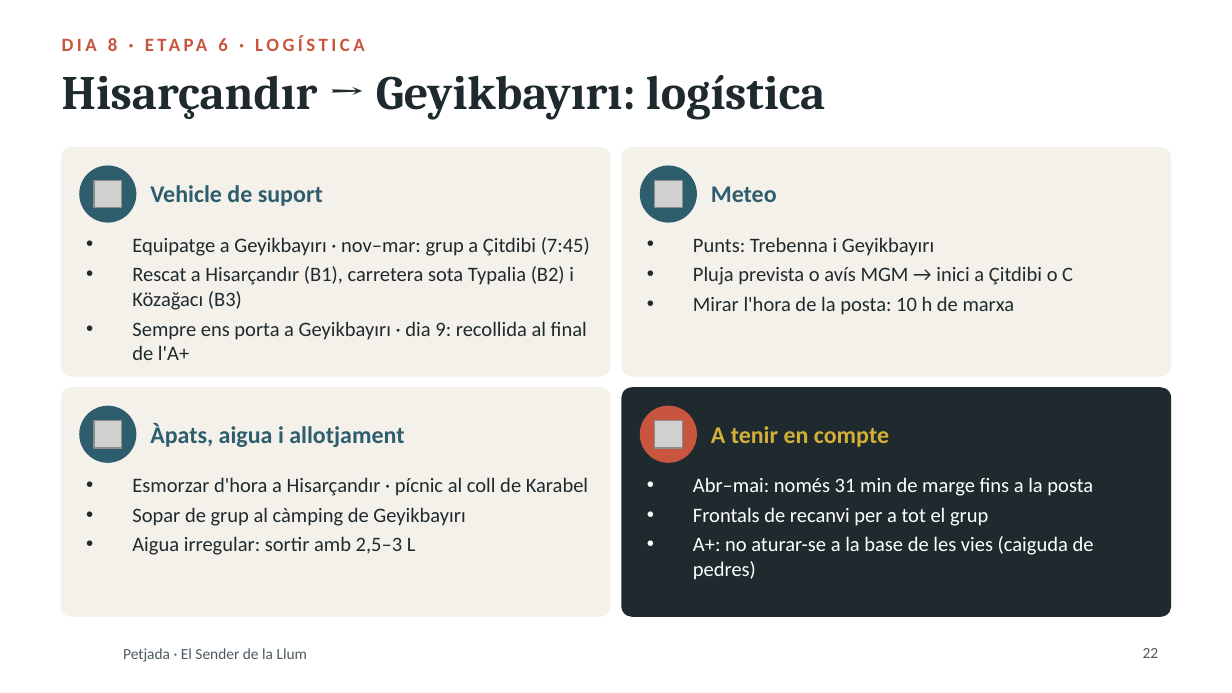
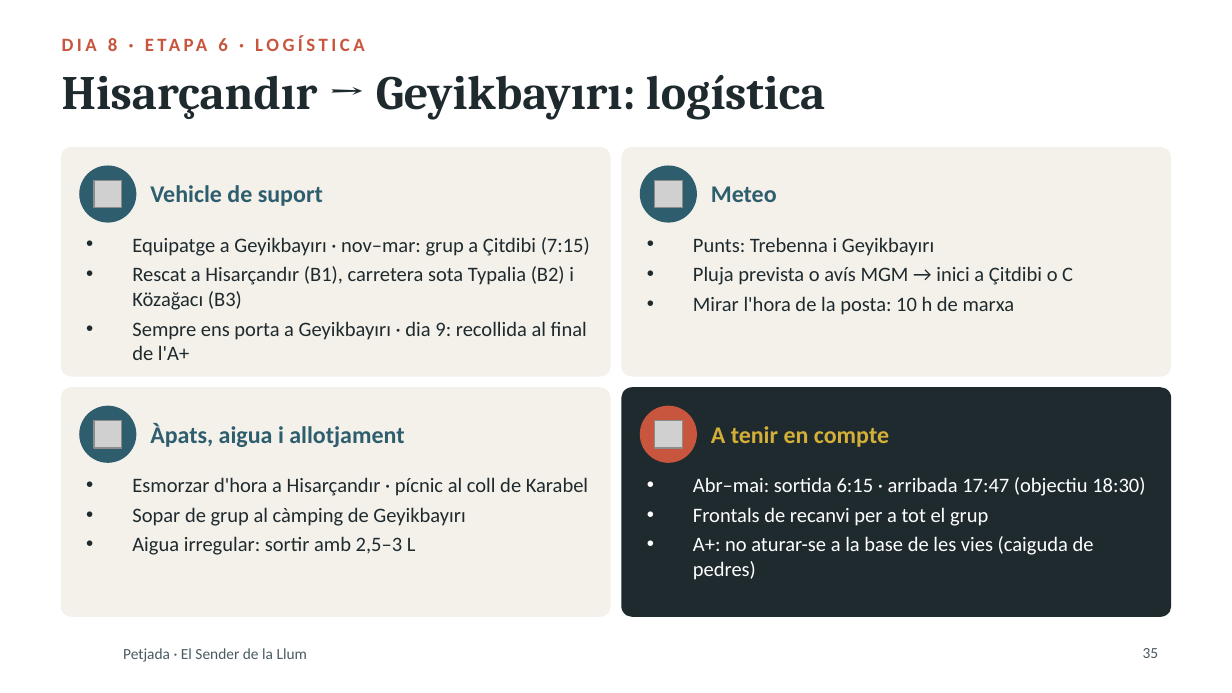
Before and after one commit to stosalca/sender-de-la-llum, a slide deck: slide 35 of Presentacio_2_Petjada.pptx (slide 22 before the commit). Drawn at 1232x693 pixels with LibreOffice and Linux fonts; fonts in the diff are those of the drawing; grey boxes stand for pictures; background and template pictures are left out. Boxes give left, top, right and bottom in pixels: in the first picture for what was removed or moved away, otherwise in the second. Text is boxed around its words. In the diff, an @@ line names an element or a change of style, - is before the commit and + after.

```diff
--- a/Presentacio_2_Petjada.pptx
+++ b/Presentacio_2_Petjada.pptx
@@ text at bbox=[132, 237, 590, 256]: text changed @@
-• Equipatge a Geyikbayırı · nov–mar: grup a Çitdibi (7:45)
+• Equipatge a Geyikbayırı · nov–mar: grup a Çitdibi (7:15)
@@ text at bbox=[693, 477, 1145, 496]: text changed @@
-• Abr–mai: només 31 min de marge fins a la posta
+• Abr–mai: sortida 6:15 · arribada 17:47 (objectiu 18:30)
@@ page number at bbox=[1143, 648, 1159, 658]: text changed @@
-22
+35
```
Also in this commit, not shown: 17 other slides changed, 14 slides added, 41 other files.
